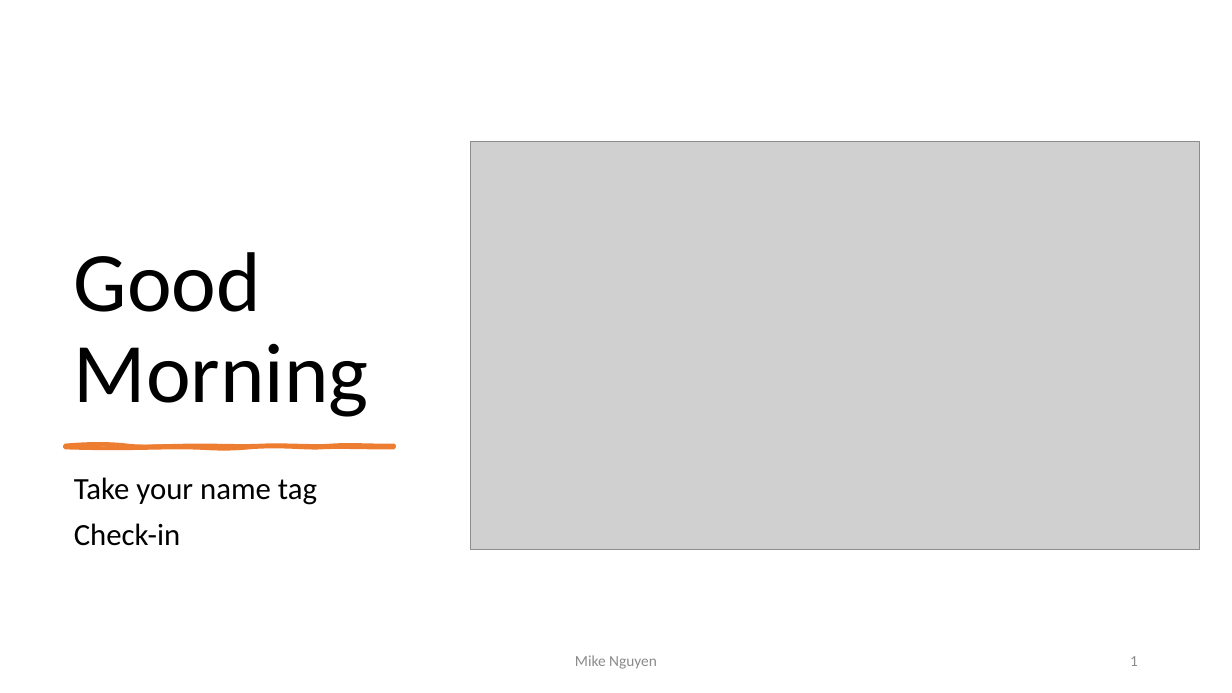
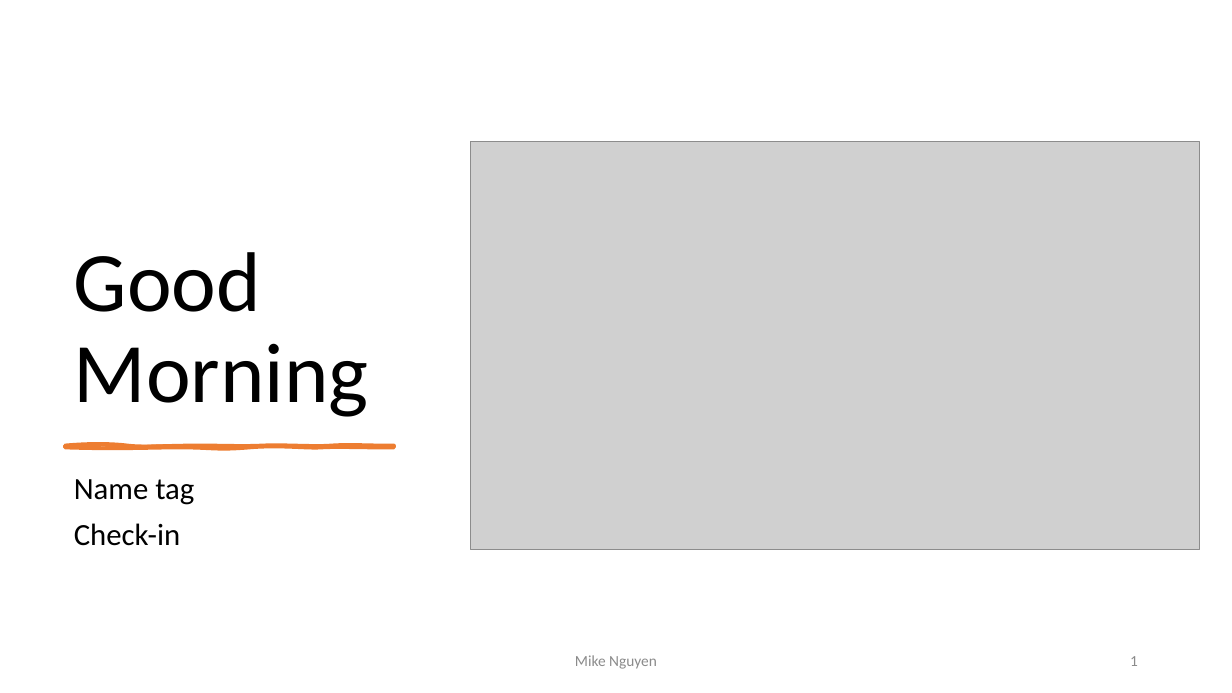
Before and after one commit to mikenguyen13/mar4050_S23_2, a slide deck: slide 1 of lectures/12/1_multiple_regression.pptx. Drawn at 1232x693 pixels with LibreOffice and Linux fonts; fonts in the diff are those of the drawing; grey boxes stand for pictures. Boxes give left, top, right and bottom in pixels: in the first picture for what was removed or moved away, otherwise in the second. Text is boxed around its words. In the diff, an @@ line names an element or a change of style, - is before the commit and + after.

```diff
--- a/lectures/12/1_multiple_regression.pptx
+++ b/lectures/12/1_multiple_regression.pptx
@@ subtitle at box(74, 479, 194, 505): text changed @@
-Take your name tag
+Name tag
```
Also in this commit, not shown: 1 other slide changed.
